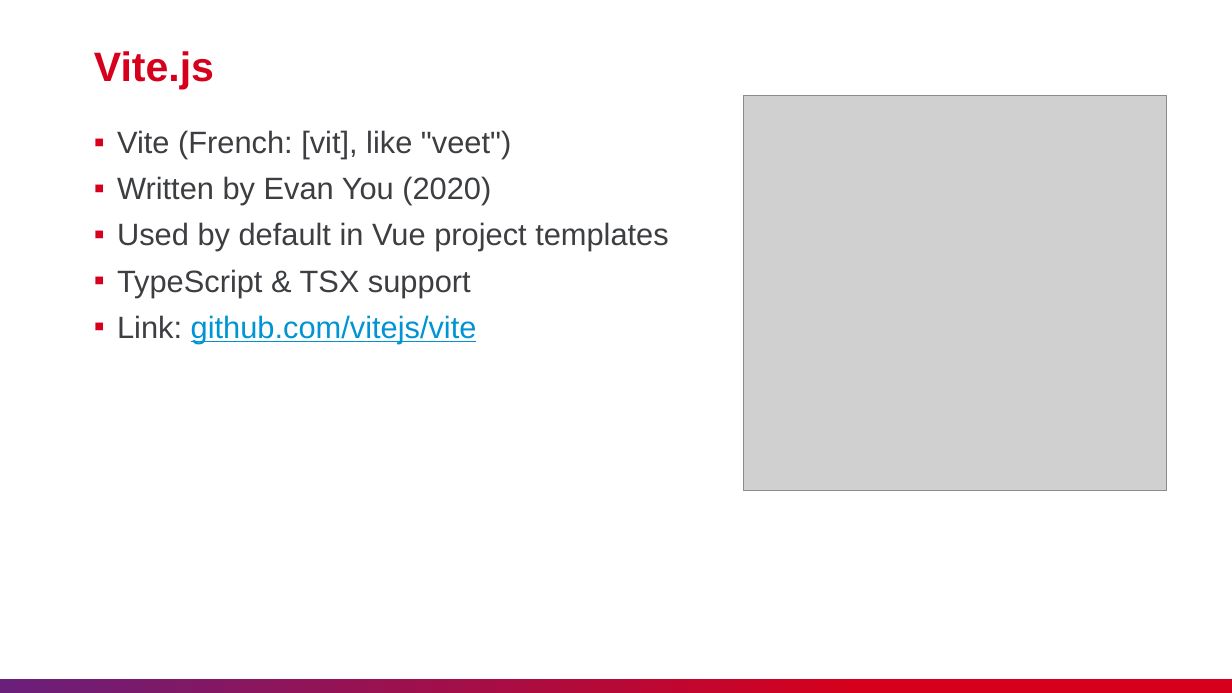
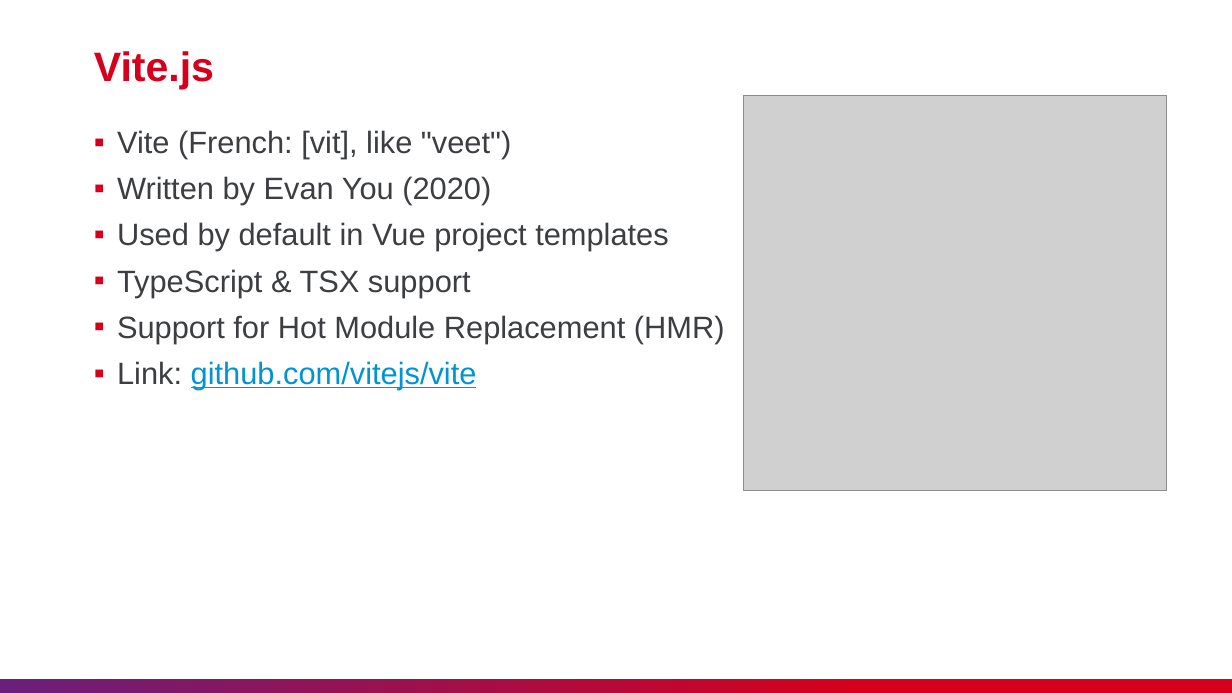
Before and after one commit to nashtech-garage/nodejs-vite-js_load_test, a slide deck: slide 7 of vite/slide/NT_Vitejs.pptx. Drawn at 1232x693 pixels with LibreOffice and Linux fonts; fonts in the diff are those of the drawing; grey boxes stand for pictures. Boxes give left, top, right and bottom in pixels: in the first picture for what was removed or moved away, otherwise in the second. Text is boxed around its words. In the diff, an @@ line names an element or a change of style, - is before the commit and + after.

```diff
--- a/vite/slide/NT_Vitejs.pptx
+++ b/vite/slide/NT_Vitejs.pptx
@@ text at [117, 315, 725, 343]: paragraph added @@
+▪ Support for Hot Module Replacement (HMR)
```
Also in this commit, not shown: 1 other slide changed, 4 slides added, 1 other file.
